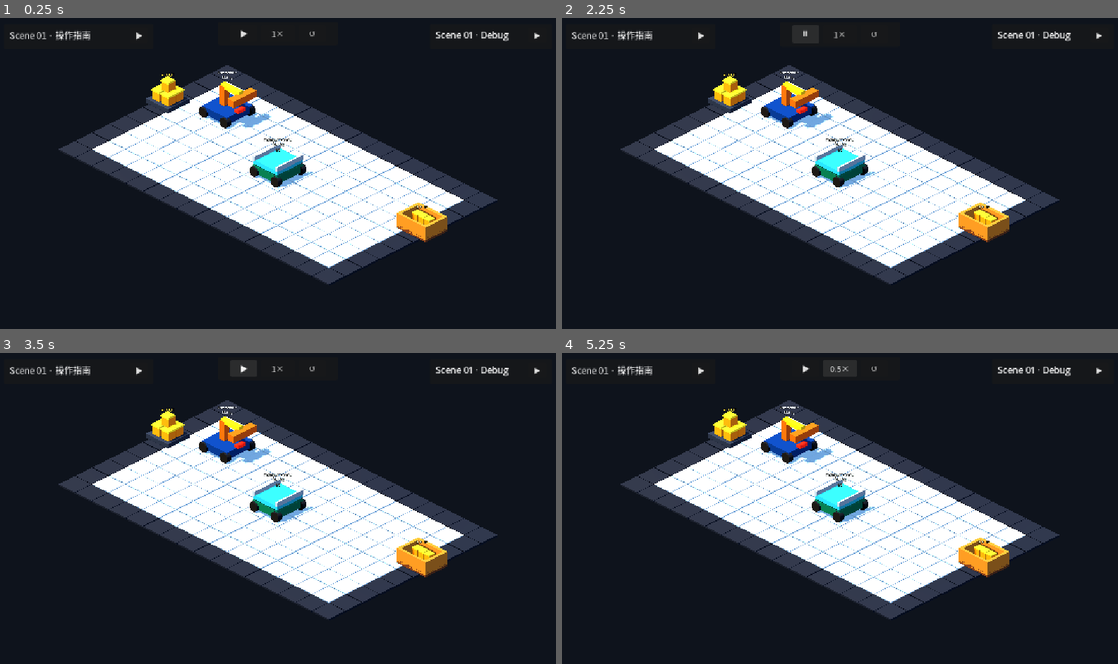
Above: before the commit, frames 1-4 (two rows, left to right).
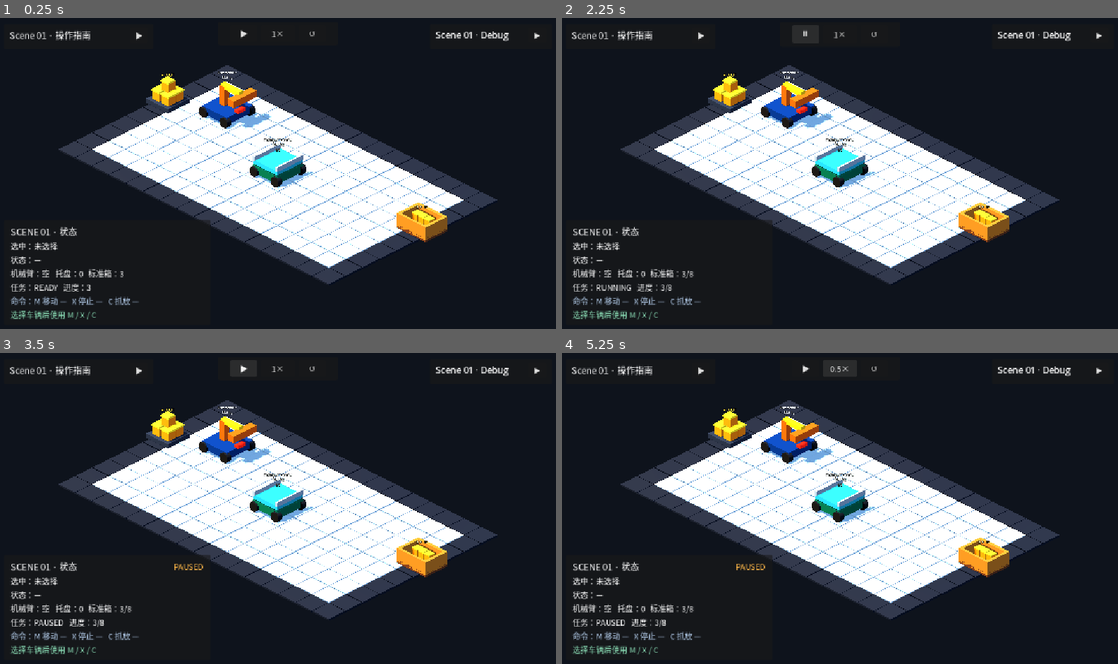
Above: after the commit, the same moments.

Repository: Ri0n72Y/automata
Game: Godot game, scene res://scenes/scene_01/scene_01_basic_packing.tscn
Same seed, same stepped clock (60 frames per second), same inputs: the game is played once before the commit and once after it.
Inputs:
- Up to frame 1 (0.25 s): no input
- Up to frame 2 (2.25 s): click "▶" at 0.5 s; click "▼" at 1.25 s; click "▶" at 2 s
- Up to frame 3 (3.5 s): click "⏸" at 2.75 s
- Up to frame 4 (5.25 s): click "1×" at 3.5 s; click "2×" at 4.25 s; click "4×" at 5 s

The runs differ from the first frame. In frame 1, 1.4% of the frame differs, in the area x 1-38%, y 65-98%; in frame 2, 1.4%; in frame 3, 1.5%; in frame 4, 1.5%.

Commit message:
[codex]feat(scene-01): 接入状态 HUD

Diff:
--- a/scenes/scene_01/scene_01_basic_packing.tscn
+++ b/scenes/scene_01/scene_01_basic_packing.tscn
@@ -22,6 +22,7 @@
 [ext_resource type="PackedScene" path="res://scenes/scene_01/components/scene_01_debug_ui.tscn" id="20_debug_ui"]
 [ext_resource type="PackedScene" path="res://scenes/scene_01/components/scene_01_lifecycle_controls.tscn" id="21_lifecycle_ui"]
 [ext_resource type="Script" path="res://scripts/scene_01/scene_01_observable_state.gd" id="22_observable"]
+[ext_resource type="PackedScene" path="res://scenes/scene_01/components/scene_01_hud.tscn" id="23_hud"]
 
 [sub_resource type="Resource" id="Resource_ground_field"]
 resource_local_to_scene = true
@@ -116,6 +117,9 @@
 unique_name_in_owner = true
 position = Vector3(8, 0, 5)
 
+[node name="HUDRoot" parent="." instance=ExtResource("23_hud")]
+unique_name_in_owner = true
+
 [node name="UIRoot" parent="." instance=ExtResource("9_manual_ui")]
 unique_name_in_owner = true
 scene_controller_path = NodePath("..")
Not shown: 1 places in scenes/scene_01/scene_01_basic_packing.tscn that only renumber resources
